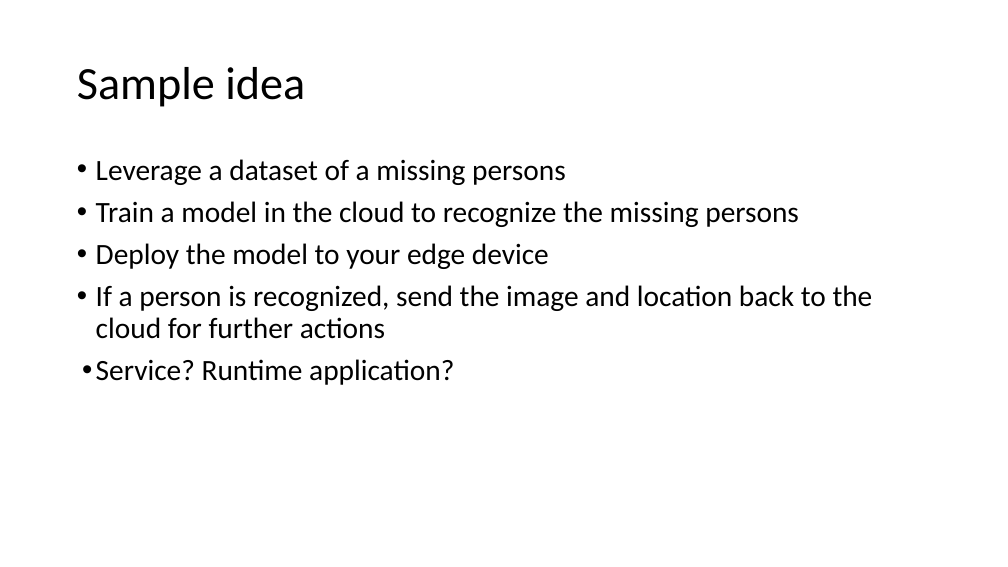
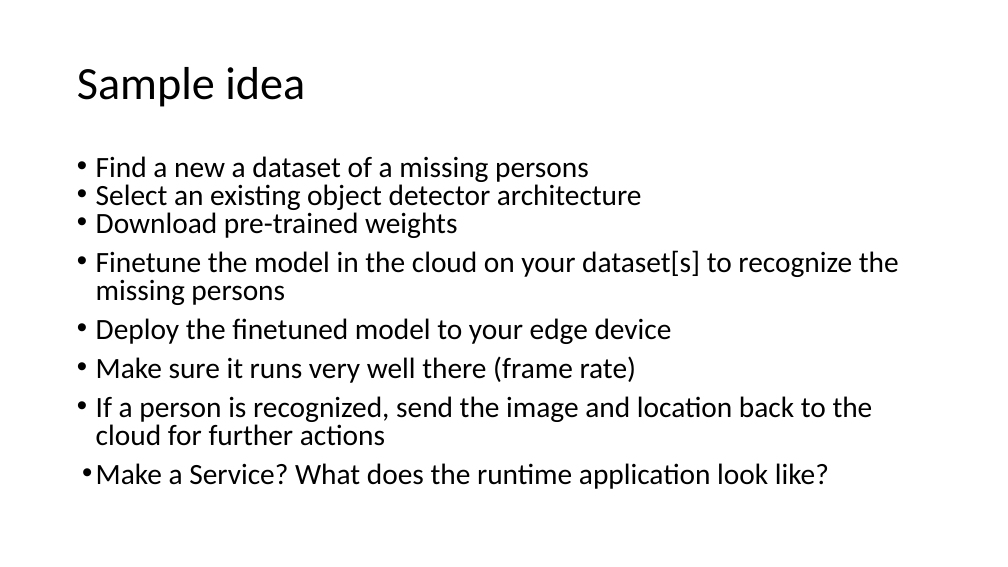
Before and after one commit to MIDS-scaling-up/v3, a slide deck: slide 5 of week01/Lecture_1.pptx. Drawn at 1008x567 pixels with LibreOffice and Linux fonts; fonts in the diff are those of the drawing. Boxes give left, top, right and bottom in pixels: in the first picture for what was removed or moved away, otherwise in the second. Text is boxed around its words. In the diff, an @@ line names an element or a change of style, - is before the commit and + after.

```diff
--- a/week01/Lecture_1.pptx
+++ b/week01/Lecture_1.pptx
@@ text at (96, 156, 899, 383): text changed @@
-• Leverage a dataset of a missing persons
-• Train a model in the cloud to recognize the missing persons
-• Deploy the model to your edge device
+• Find a new a dataset of a missing persons
+• Select an existing object detector architecture
+• Download pre-trained weights
+• Finetune the model in the cloud on your dataset[s] to recognize the missing persons
+• Deploy the finetuned model to your edge device
+• Make sure it runs very well there (frame rate)
@@ text at (96, 396, 873, 446): line spacing 0.9 to 0.8 @@
@@ text at (96, 463, 829, 489): text changed @@
-• Service? Runtime application?
+• Make a Service? What does the runtime application look like?
```
Also in this commit, not shown: 4 other slides changed, 5 slides removed.
